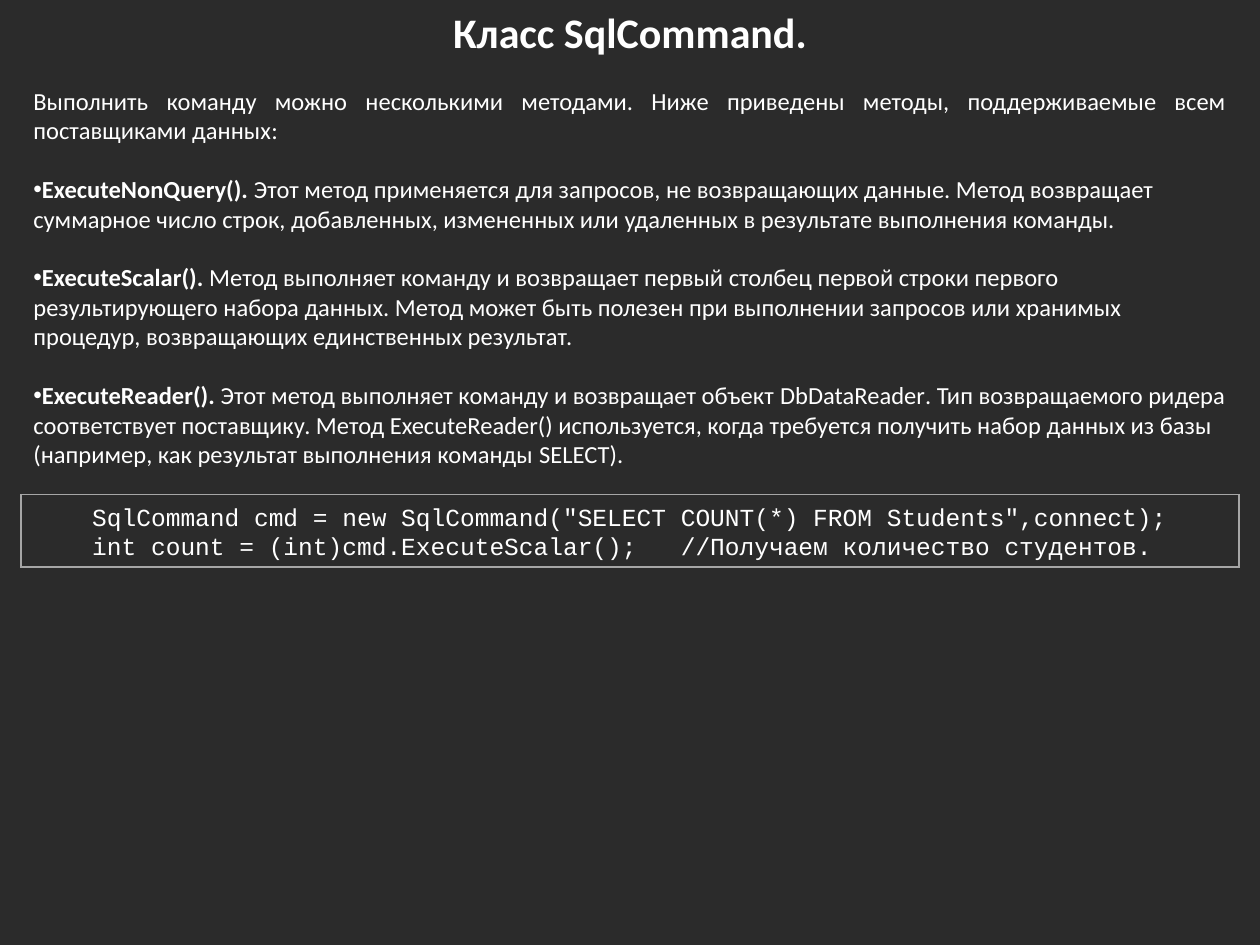
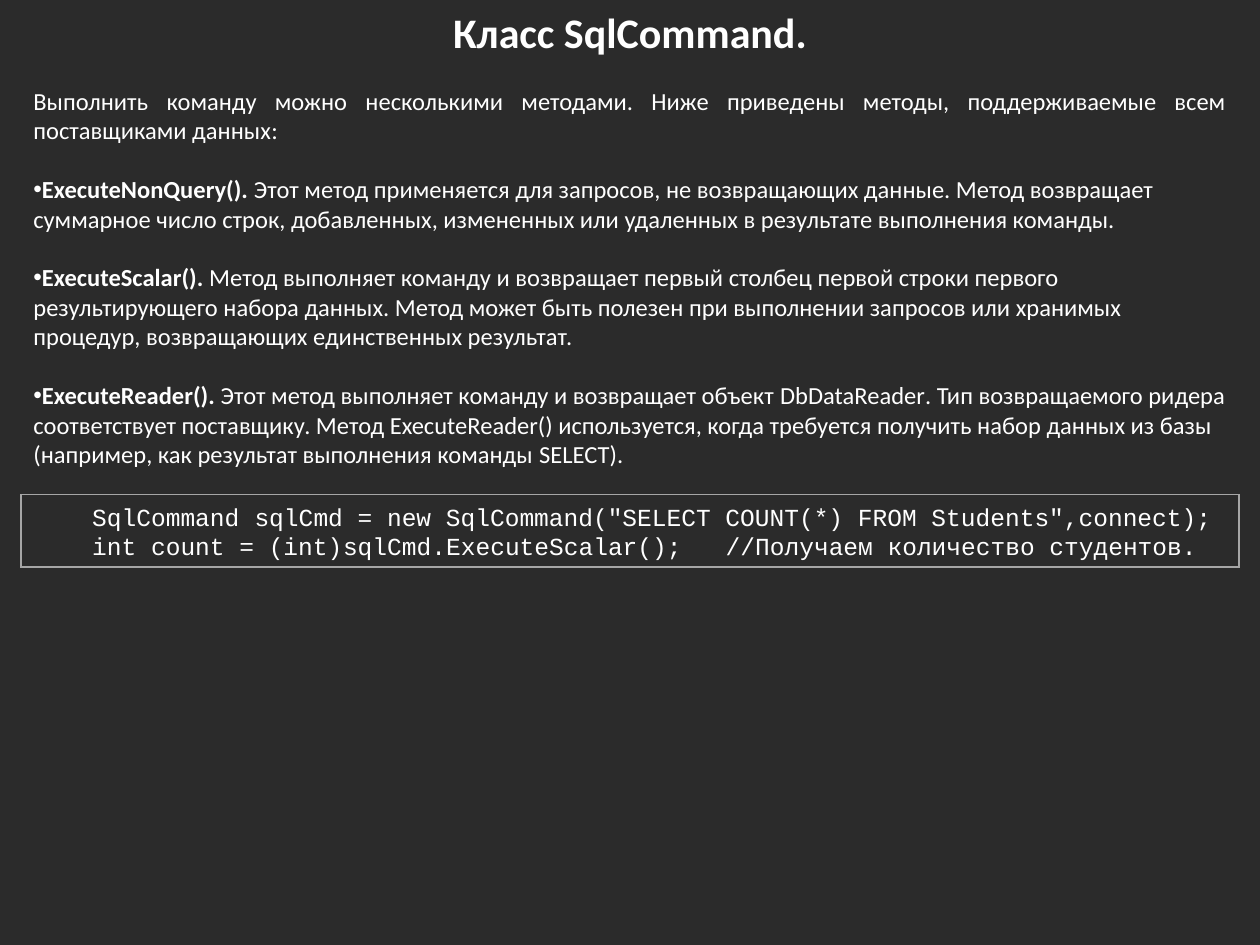
Before and after one commit to bazile/Training, a slide deck: slide 23 of Presentation/lesson-10-adonet.pptx. Drawn at 1260x945 pixels with LibreOffice and Linux fonts; fonts in the diff are those of the drawing; background and template pictures are left out; a plain dark background stands for a picture behind light text. Boxes give left, top, right and bottom in pixels: in the first picture for what was removed or moved away, otherwise in the second. Text is boxed around its words. In the diff, an @@ line names an element or a change of style, - is before the commit and + after.

```diff
--- a/Presentation/lesson-10-adonet.pptx
+++ b/Presentation/lesson-10-adonet.pptx
@@ text in rectangle at (92, 508, 1211, 560): text changed @@
-SqlCommand cmd = new SqlCommand("SELECT COUNT(*) FROM Students",connect);
-int count = (int)cmd.ExecuteScalar(); //Получаем количество студентов.
+SqlCommand sqlCmd = new SqlCommand("SELECT COUNT(*) FROM Students",connect);
+int count = (int)sqlCmd.ExecuteScalar(); //Получаем количество студентов.
```
Also in this commit, not shown: 9 other slides changed.
